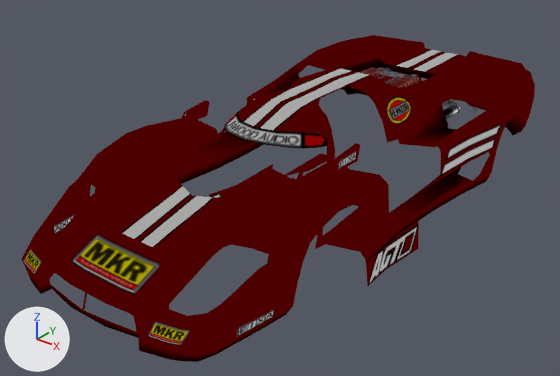
The glTF model site/public/burnout-legends-psp/models/car-HSPC_Car22.glb, before and after one commit.
One viewpoint serves both versions: a camera (50 mm lens) standing at (3.49, -4.91, 2.71) and looking at (-0.19, -0.3, -0.15). Arrows for +X, +Y and +Z are at lower left; the lights stay in place. The first picture is the older version. Vertices at exactly the same position are counted once.

In view in the first picture: 'HSPC_Car22'.
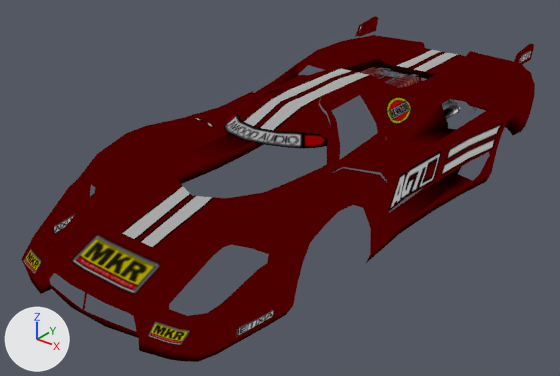
What changed in the scene script:
```text
Change me_hspc_car22:
    used by ob_hspc_car22; location = (0.0, 0.0, 0.0)
    remove me_hspc_car22.from_pydata(...)  # 734 vertices, 1040 faces; spans x -1.48..1.14, y -2.51..2.18, z -0.62..0.73
    add me_hspc_car22.from_pydata(...)  # 734 vertices, 1040 faces; spans x -1.14..1.14, y -2.51..2.19, z -0.2..0.74
    me_hspc_car22 part 1: the loose piece of 36 vertices spanning x 0.0..0.84, y -0.59..0.27, z -0.62..0.0 is moved by (0.17, -0.05, 0.73)
    me_hspc_car22 part 2: the loose piece of 36 vertices spanning x -0.86..-0.02, y -0.53..0.33, z -0.6..0.0 is moved by (-0.15, -0.1, 0.72)
    me_hspc_car22 part 3: the loose piece of 10 vertices spanning x 0.24..0.27, y -0.2..0.18, z 0.07..0.22 is moved by (0.6, 2.01, 0.52)
    me_hspc_car22 part 4: the loose piece of 10 vertices spanning x -1.48..-1.45, y -0.2..0.18, z 0.07..0.22 is moved by (0.6, 2.01, 0.52)
```

Where the change shows, as pixel boxes (x1, y1, x2, y2) in the pictures (560 x 376 px; the box of a moved part takes in the faces that stretch with it):
'HSPC_Car22', reshaped: before (22, 35, 535, 362); after (22, 16, 535, 362)
part 1 of me_hspc_car22, moved or reshaped: before (307, 163, 419, 286); after (320, 83, 442, 211)
part 2 of me_hspc_car22, moved or reshaped: before (209, 154, 336, 198); after (187, 75, 316, 136)
part 3 of me_hspc_car22, moved or reshaped: before (332, 143, 360, 172); after (512, 43, 534, 68)
part 4 of me_hspc_car22, moved or reshaped: before (182, 100, 209, 120); after (355, 16, 378, 37)
